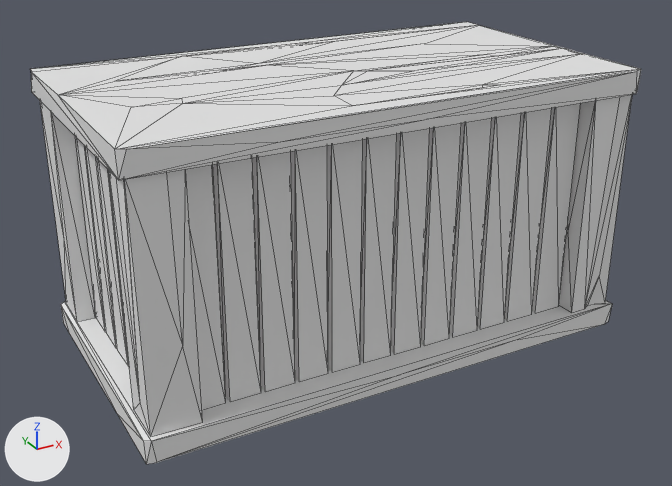
The FBX model WinAPI_2504/Resources/MedievalConstructions/Game/LowPolyMedievalConstructions/Meshes/SM_Tavern_Table_1.FBX as it was, and as the next commit left it.
Camera for both pictures: a 50 mm lens placed at (-1.86, -3.39, 2.1), pointed at (-0.03, -0.06, 0.44). Lighting does not change. The marker at lower left points along +X, +Y and +Z. The older version comes first. Mesh edges are drawn as thin lines. Objects named as collision shapes, trigger or cutter boxes, shadow casters or lower levels of detail are left out. Where no turn or scale is listed for an object, it has been applied to the vertices.

Names of what the first picture shows: 'SM_Tavern_Table_1'.
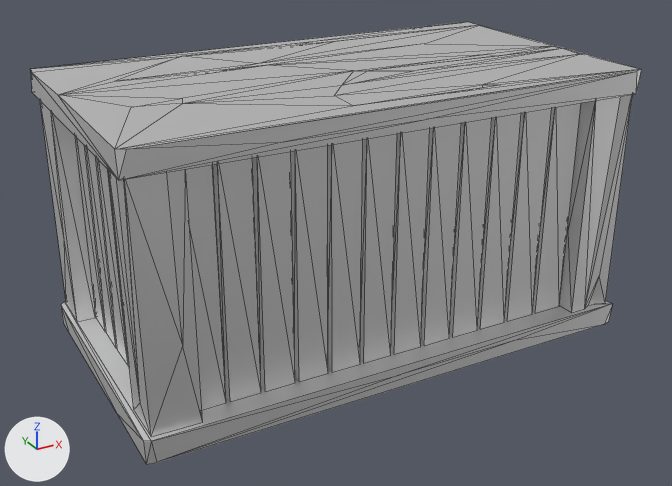
The newer file is also turned or shifted as a whole; pictures and numbers use the older file's frame.

Edits to the bpy script that builds the scene:
```text
Change mat_m_texture_atlas:
    mat_m_texture_atlas.metallic: 0.0 -> 1.0
```

What differs and where, as boxes [x1, y1, x2, y2] in the pictures (672 x 486 px):
'SM_Tavern_Table_1', surface changed
    both: [31, 22, 641, 464]
